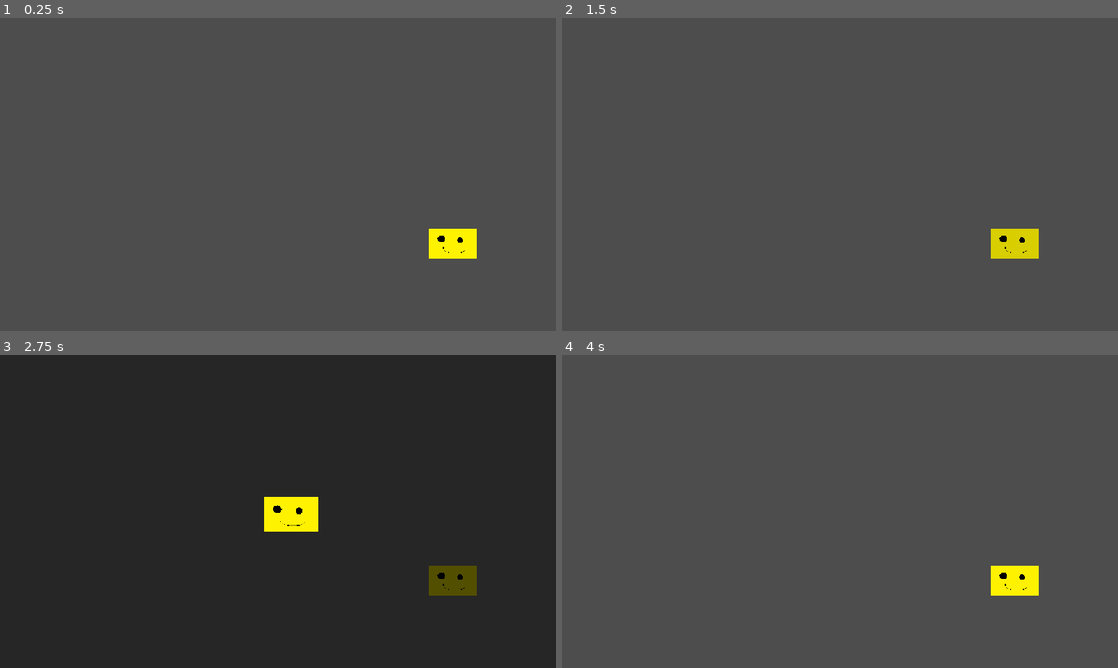
Above: before the commit, frames 1-4 (two rows, left to right).
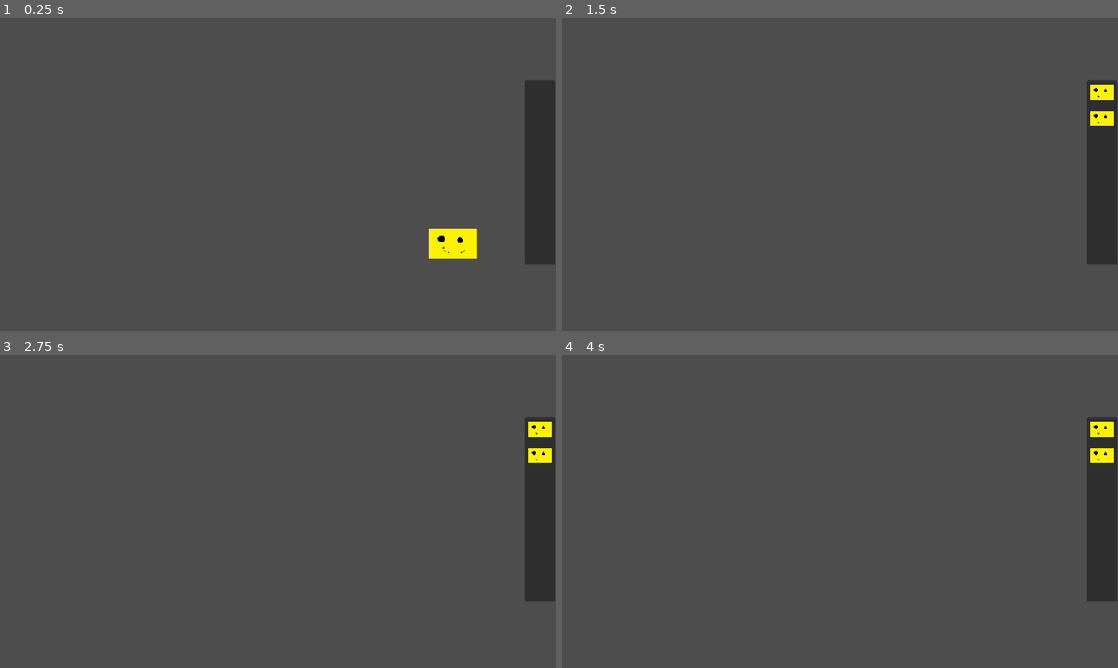
Above: after the commit, the same moments.

Repository: jegeiii/kafcult-co.-s-GIMJAM
Game: Godot game, scene res://scenes/inventory_test.tscn
Same seed, same stepped clock (60 frames per second), same inputs: the game is played once before the commit and once after it. This scene is started directly instead of the project's main scene.
Inputs (mouse positions are in pixels of both pictures, inside the frame that each line leads up to):
- Up to frame 1 (0.25 s): no input
- Up to frame 2 (1.5 s): click "placeholder" at 0.5 s; click (1017, 243) at 1.25 s, where only the run after the commit has a clickable "placeholder"
- Up to frame 3 (2.75 s): click (455, 580) at 2 s, where only the run before the commit has a clickable "placeholder"
- Up to frame 4 (4 s): tap Enter (continue_dialogue) at 2.75, 3.5, 3.6 s; move the mouse to (840, 508) at 2.77 s; press the mouse at (840, 508) at 2.78 s; move the mouse to (728, 527) at 3.52 s; release the mouse at (728, 527) at 3.53 s; click (728, 527) at 3.67 s

The runs differ from the first frame. In frame 1, 3.2% of the frame differs, in the area x 94-100%, y 20-79%; in frame 2, 4.0%; in frame 3, 97%, in the area x 0-100%, y 0-100%; in frame 4, 4.0%.

Commit message:
refactor: redid the inventory system, linked it to UI, still not clickable

Diff:
--- a/project.godot
+++ b/project.godot
@@ -19,6 +19,7 @@
 
 DialogueManager="*uid://kyreujamekhp"
 InventoryManager="*uid://bpwlrkh8pqrp2"
+InventoryUi="*uid://be83dtlgyydmy"
 
 [display]
 
--- a/scenes/clickables.tscn
+++ b/scenes/clickables.tscn
@@ -15,7 +15,6 @@
 stretch_mode = 5
 script = ExtResource("1_bw4n5")
 item_id = "a"
-button_interaction = "inspect"
 
 [node name="dimmer" parent="." unique_id=1440613432 instance=ExtResource("3_sgte0")]
 
--- a/scenes/inventory_test.tscn
+++ b/scenes/inventory_test.tscn
@@ -5,3 +5,5 @@
 [node name="InventoryTest" type="Node2D" unique_id=2044100818]
 
 [node name="clickables" parent="." unique_id=473976335 instance=ExtResource("1_h73wm")]
+
+[node name="clickables2" parent="." unique_id=316619854 instance=ExtResource("1_h73wm")]
--- a/scenes/inventory_ui.tscn
+++ b/scenes/inventory_ui.tscn
@@ -21,8 +21,6 @@
 horizontal_scroll_mode = 0
 
 [node name="VBoxContainer" type="VBoxContainer" parent="PanelContainer/ScrollContainer" unique_id=341675588]
+custom_minimum_size = Vector2(50, 0)
 layout_mode = 2
-size_flags_horizontal = 3
-
-[node name="Button" type="Button" parent="PanelContainer/ScrollContainer/VBoxContainer" unique_id=606361037]
-layout_mode = 2
+size_flags_horizontal = 6
--- a/scripts/clickables.gd
+++ b/scripts/clickables.gd
@@ -7,6 +7,7 @@
 	print(item_id)
 
 func _on_pressed():
+	print("pressed")
 	disabled = true
 	#print("pressed: ", interaction)
 	if button_interaction == "get":
@@ -14,7 +15,7 @@
 		$notification.text = "Obtained " + item_id
 		$notification.visible = true
 		$notification/Timer.start()
-		InventoryManager.add_item(item_id)
+		InventoryManager.add_item(self)
 	elif button_interaction == "inspect":
 		$fade_black.transparent()
 		$fade_black.mouse_filter = MOUSE_FILTER_STOP
--- a/scripts/inventory_manager.gd
+++ b/scripts/inventory_manager.gd
@@ -14,18 +14,15 @@
 
 	item_json = data
 
-func add_item(item_id: String):
-	var item_data = item_json[item_id]
-
-	var item_data_name = item_data["name"]
-	var item_data_desciption = item_data["description"]
-	var item_data_img = item_data["img_path"]
-
-	inventory_slot[item_data_name] = [item_data_desciption, item_data_img]
+func add_item(item: TextureButton):
+	item.custom_minimum_size = Vector2(50, 50)
+	item.reparent(get_node("/root/InventoryUi/PanelContainer/ScrollContainer/VBoxContainer"))
+	item.set_script(load("res://scripts/clickables.gd"))
+	item.button_interaction = "inspect"
 
 # Called when the node enters the scene tree for the first time.
 func _ready() -> void:
-	load_item_json("res://item.json")
+	#load_item_json("res://item.json")
 	print(item_json)
 	print(inventory_slot)
 
